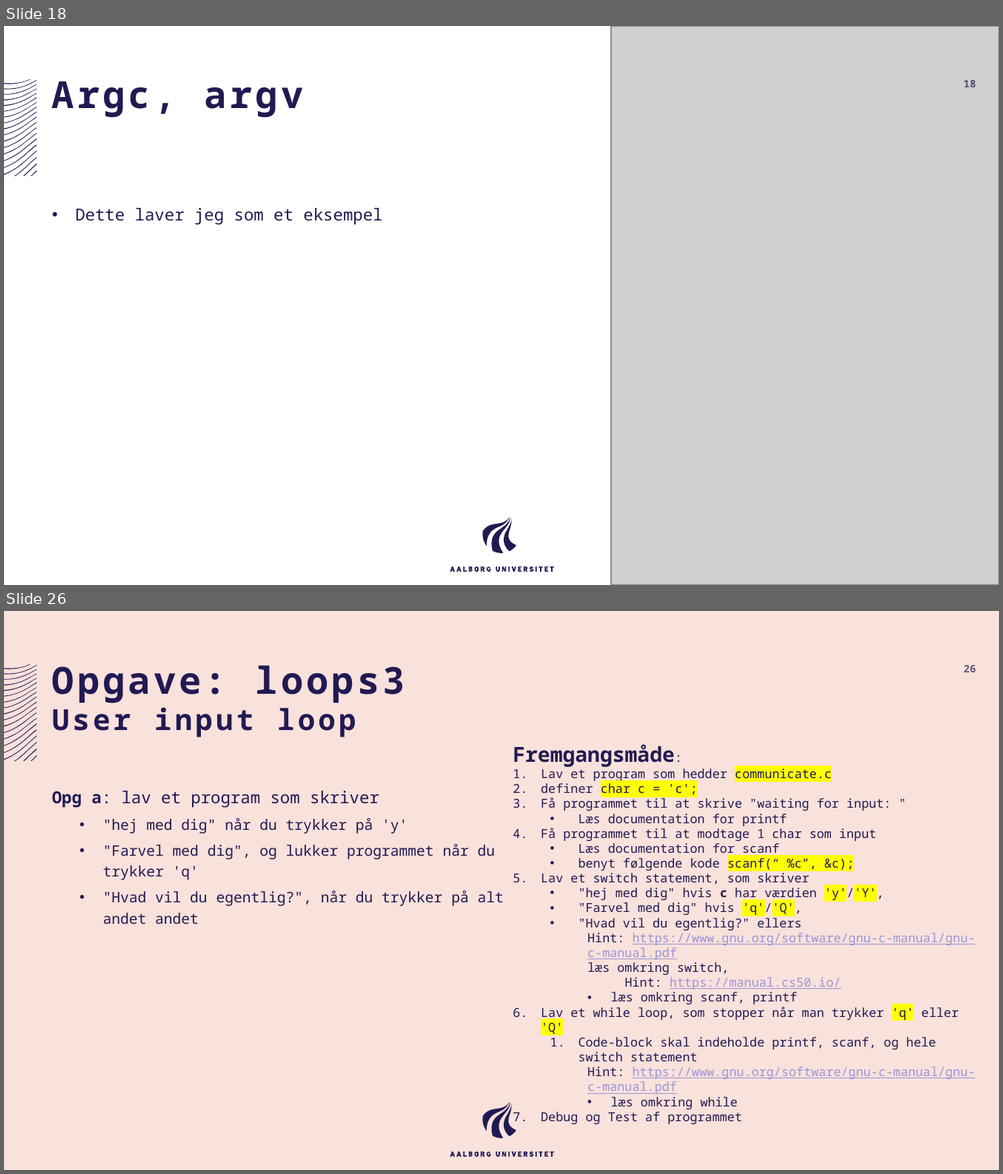
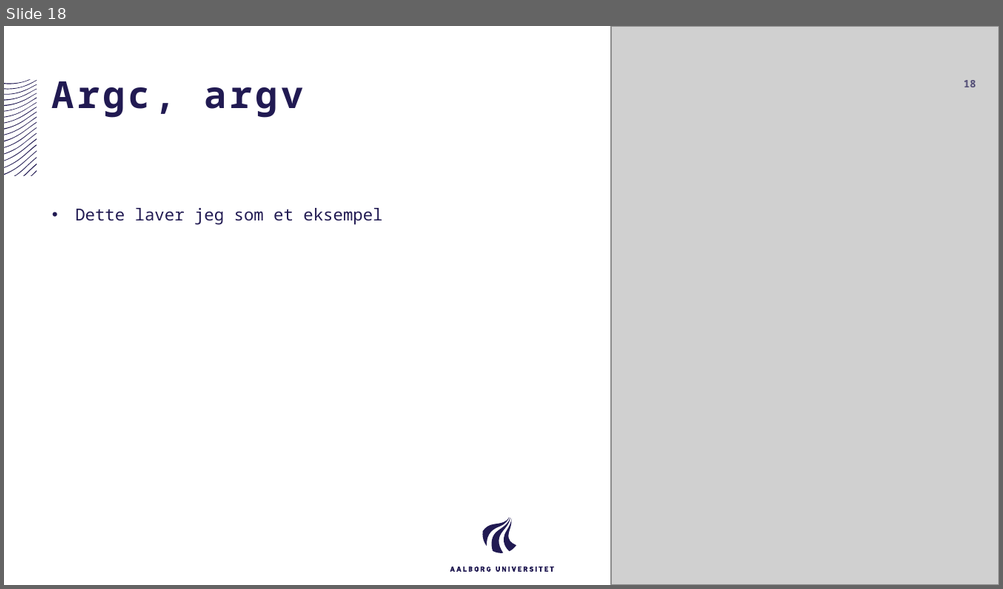
Before and after one commit to AAU-ST1-Programming/iterative_controlstructures, a slide deck: iterative_controlstructures.pptx. Shown one above the other, each under a label of ours: slides 18 and 26 before the commit, slide 18 after it; the slides between them are not shown. The pictures are 1003x1174 and 1003x589 pixels, drawn with LibreOffice and Linux fonts; fonts in the diff are those of the drawing; grey boxes stand for pictures. Boxes give left, top, right and bottom in pixels: in the first picture for what was removed or moved away, otherwise in the second. Text is boxed around its words. In the diff, an @@ line names an element or a change of style, - is before the commit and + after.

```diff
--- a/iterative_controlstructures.pptx
+++ b/iterative_controlstructures.pptx
@@ slide 26 removed at (4, 611, 999, 1170), background #F9E1DC; not listed: 40 template elements that a slide beside it also shows @@
@@ title removed at (52, 665, 405, 738) @@
-Opgave: loops3
-User input loop
@@ page number removed at (963, 665, 976, 672) @@
-26
@@ text removed at (512, 744, 975, 1125) @@
-Fremgangsmåde:
-1. Lav et program som hedder communicate.c
-2. definer char c = 'c';
-3. Få programmet til at skrive "waiting for input: "
-  • Læs documentation for printf
-4. Få programmet til at modtage 1 char som input
-  • Læs documentation for scanf
-  • benyt følgende kode scanf(“ %c”, &c);
-5. Lav et switch statement, som skriver
-  • "hej med dig" hvis c har værdien 'y'/'Y',
-  • "Farvel med dig" hvis 'q'/'Q',
-  • "Hvad vil du egentlig?" ellers
-Hint: https://www.gnu.org/software/gnu-c-manual/gnu-c-manual.pdf
-læs omkring switch,
-Hint: https://manual.cs50.io/
-    • læs omkring scanf, printf
-1. Lav et while loop, som stopper når man trykker 'q' eller 'Q'
-  1. Code-block skal indeholde printf, scanf, og hele switch statement
-Hint: https://www.gnu.org/software/gnu-c-manual/gnu-c-manual.pdf
-    • læs omkring while
-1. Debug og Test af programmet
@@ text removed at (52, 791, 504, 924) @@
-Opg a: lav et program som skriver
-  • "hej med dig" når du trykker på 'y'
-  • "Farvel med dig", og lukker programmet når du trykker 'q'
-  • "Hvad vil du egentlig?", når du trykker på alt andet andet
```
Also in this commit, not shown: 18 slides changed, 6 other slides removed, 1 other file.
